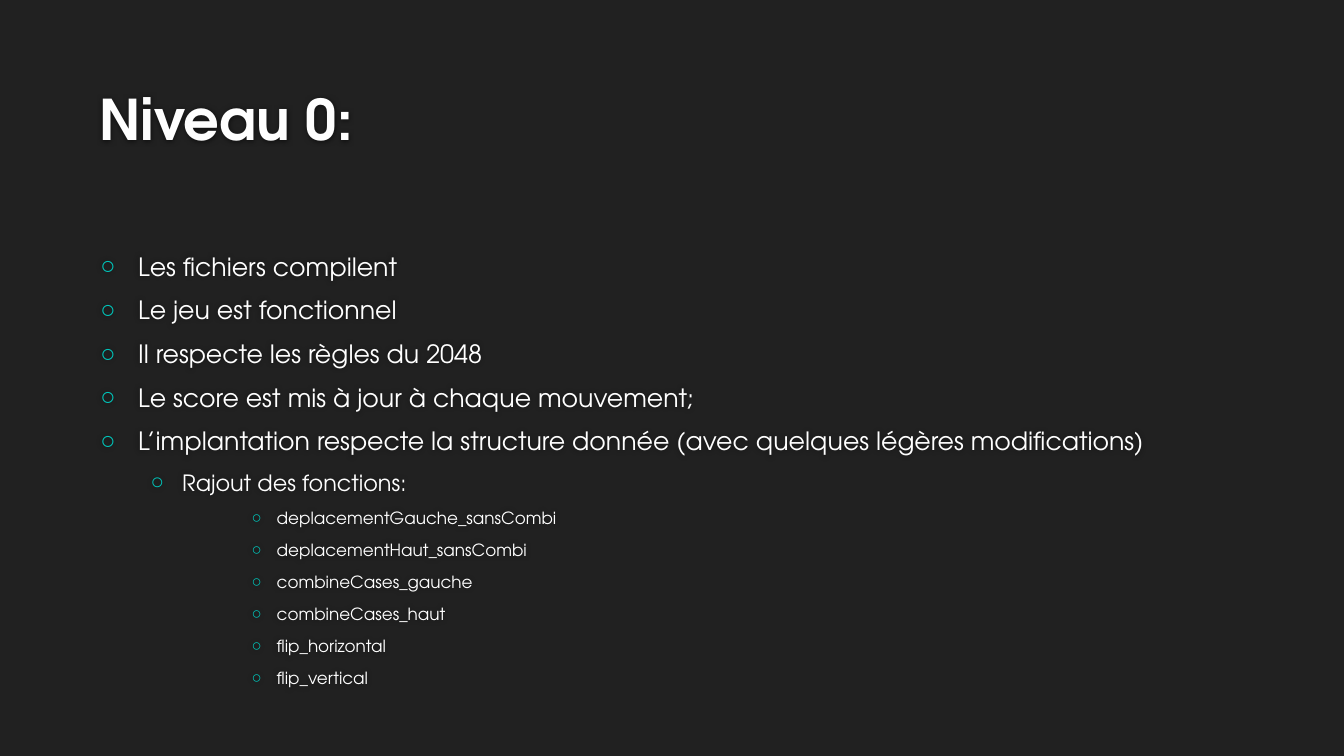
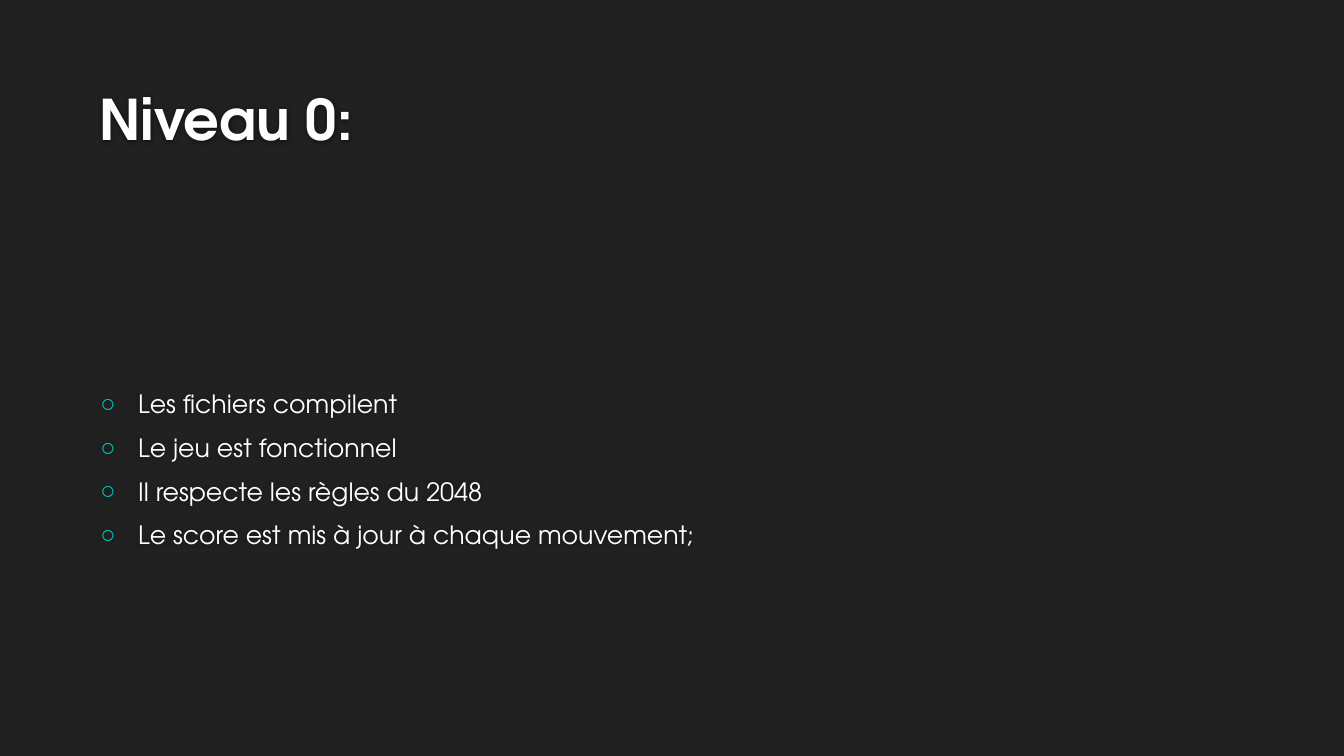
Before and after one commit to meethyrh/Projet2048v3, a slide deck: slide 2 of Soutenance.pptx. Drawn at 1344x756 pixels with LibreOffice and Linux fonts; fonts in the diff are those of the drawing; background and template pictures are left out. Boxes give left, top, right and bottom in pixels: in the first picture for what was removed or moved away, otherwise in the second. Text is boxed around its words. In the diff, an @@ line names an element or a change of style, - is before the commit and + after.

```diff
--- a/Soutenance.pptx
+++ b/Soutenance.pptx
@@ text at <box>138,431,1144,688</box>: paragraphs removed @@
-○ L’implantation respecte la structure donnée (avec quelques légères modifications)
-  ○ Rajout des fonctions:
-      ○ deplacementGauche_sansCombi
-      ○ deplacementHaut_sansCombi
-      ○ combineCases_gauche
-      ○ combineCases_haut
-      ○ flip_horizontal
-      ○ flip_vertical
```
Also in this commit, not shown: 1 other slide changed, 2 slides added, 9 other files.
